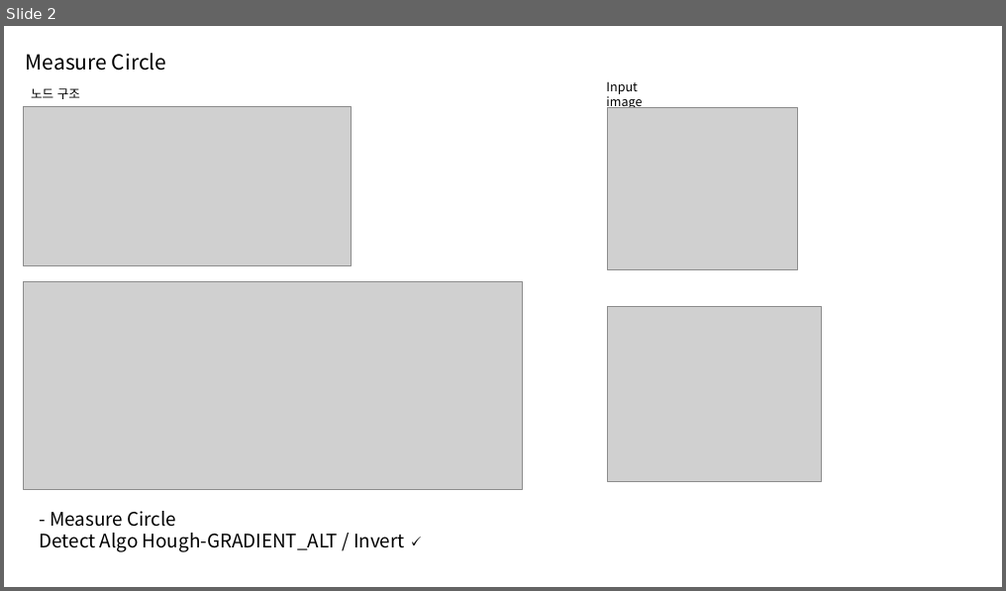
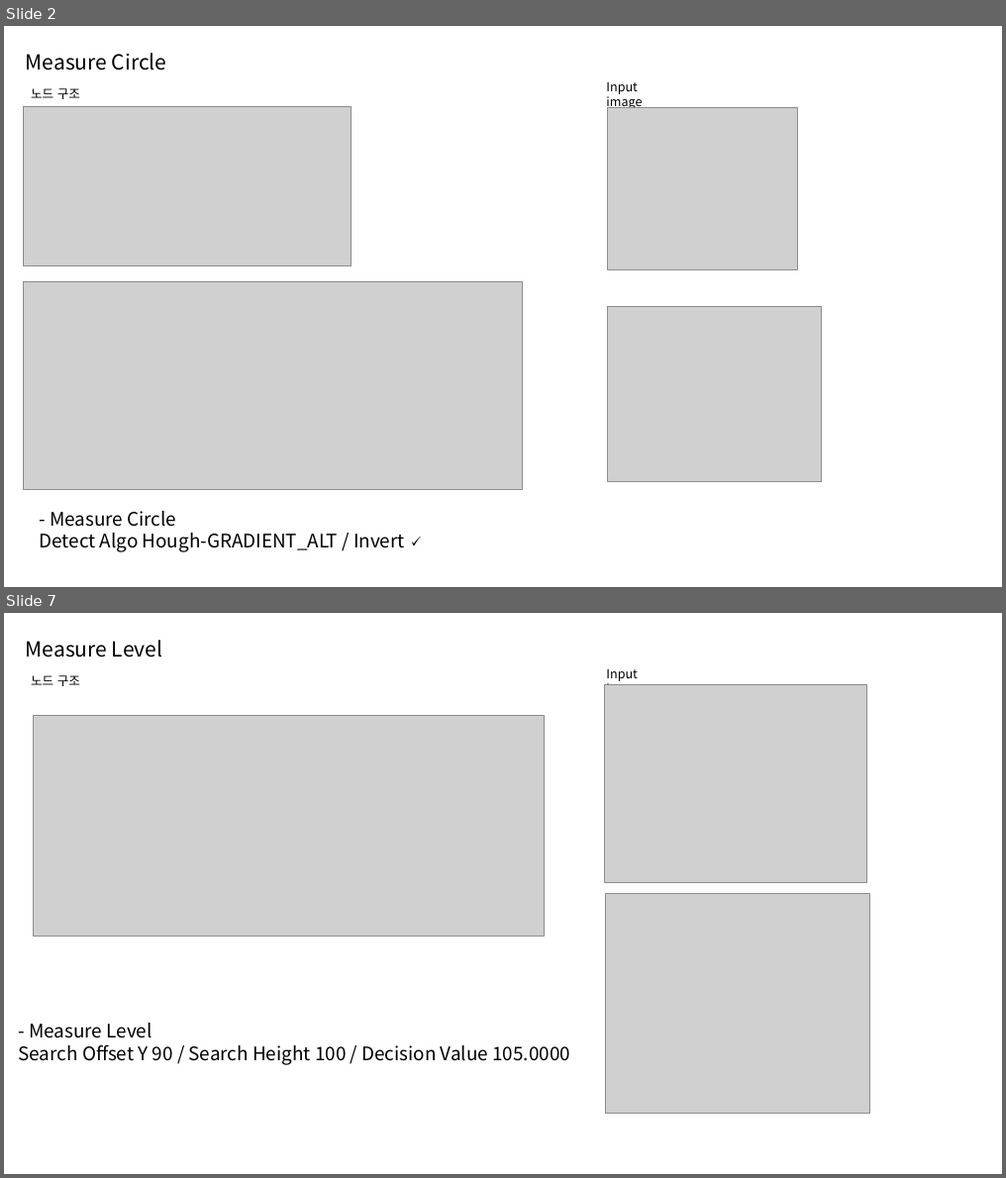
Before and after one commit to gyuri1220/opencv_study, a slide deck: LucusEdge 자료_0522.pptx. Shown one above the other, each under a label of ours: slide 2 before the commit, slides 2 and 7 after it; the slides between them are not shown. The pictures are 1006x591 and 1006x1178 pixels, drawn with LibreOffice and Linux fonts; fonts in the diff are those of the drawing; grey boxes stand for pictures. Boxes give left, top, right and bottom in pixels: in the first picture for what was removed or moved away, otherwise in the second. Text is boxed around its words. In the diff, an @@ line names an element or a change of style, - is before the commit and + after.

Commit message:
measure classify, compare, distance, level

```diff
--- a/LucusEdge 자료_0522.pptx
+++ b/LucusEdge 자료_0522.pptx
@@ slide 7 added at bbox=[4, 613, 1002, 1174], background #FFFFFF @@
@@ title added at bbox=[26, 640, 162, 658], 20 pt, text #000000 @@
+Measure Level
@@ text added at bbox=[606, 668, 642, 685], 12 pt, text #000000 @@
+Input image
@@ text added at bbox=[31, 675, 80, 686], 12 pt, text #000000 @@
+노드 구조
@@ picture added at bbox=[604, 685, 867, 882] @@
@@ picture added at bbox=[33, 716, 545, 936] @@
@@ picture added at bbox=[606, 894, 870, 1114] @@
@@ text added at bbox=[19, 1023, 570, 1065], 18 pt, text #000000 @@
+- Measure Level
+Search Offset Y 90 / Search Height 100 / Decision Value 105.0000
```
Also in this commit, not shown: 1 slide changed, 7 other slides added, 1 slide removed, 3 other files.
